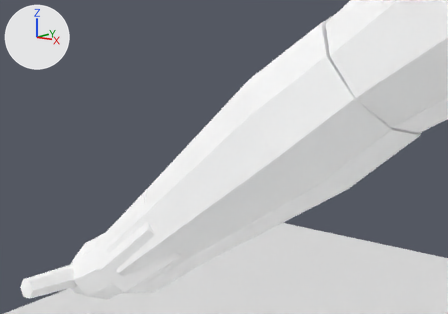
What one commit did to the Blender file ArtSource/Pedestrians/Blender/WeighbridgeAttendant3D.blend.
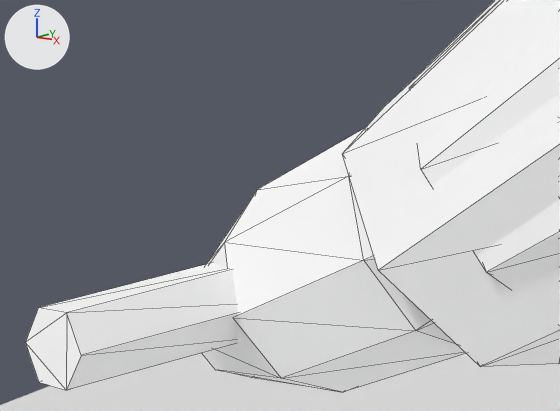
Old and new are each drawn from a 50 mm lens placed at (-0.267, -0.419, 1.269), pointed at (-0.631, 0.045, 1.155) and again close up from a 50 mm lens placed at (-0.612, -0.198, 1.1), pointed at (-0.727, -0.052, 1.064). The lights are fixed; the arrows at upper left show +X, +Y and +Z. The last two pictures show the newer version. The close-ups show mesh edges as thin lines.

The scene before the commit, as lines of its bpy script (objects in view):
```python
me_acc_chalk_mesh = bpy.data.meshes.new('ACC_Chalk_Mesh')
me_acc_chalk_mesh.from_pydata(...)  # 12 vertices, 8 faces; spans x -0.0824..-0.0534, y -0.0873..-0.0281, z -0.0444..-0.022
me_acc_chalk_mesh.materials.append(mat_mat_player3dlit)
me_clo_sleevecuff_r_mesh = bpy.data.meshes.new('CLO_SleeveCuff.R_Mesh')
me_clo_sleevecuff_r_mesh.from_pydata(...)  # 16 vertices, 10 faces; spans x -0.2645..-0.1437, y -0.0599..0.0479, z -0.2173..-0.0977
me_clo_sleevecuff_r_mesh.materials.append(mat_mat_player3dlit)
me_previewground_mesh = bpy.data.meshes.new('PreviewGround_Mesh')
me_previewground_mesh.from_pydata(...)  # a box spanning x -2.75..2.75, y -2.4..3.1, z -0.07..0.0
me_previewground_mesh.materials.append(mat_mat_previewground)  # white #e7e7e7
ob_acc_chalk = bpy.data.objects.new('ACC_Chalk', me_acc_chalk_mesh)
ob_acc_chalk.location = (-0.678, -0.016, 1.069)
_m = ob_acc_chalk.modifiers.new('Triangulate', 'TRIANGULATE')
_m.quad_method = 'FIXED'
_m.ngon_method = 'CLIP'
ob_clo_sleevecuff_r = bpy.data.objects.new('CLO_SleeveCuff.R', me_clo_sleevecuff_r_mesh)
ob_clo_sleevecuff_r.location = (-0.453, -0.008, 1.244)
_m = ob_clo_sleevecuff_r.modifiers.new('Triangulate', 'TRIANGULATE')
_m.quad_method = 'FIXED'
_m.ngon_method = 'CLIP'
ob_previewground = bpy.data.objects.new('PreviewGround', me_previewground_mesh)
ob_previewground.location = (0.0, 0.0, 0.0)
# also in view: 'GEO_Hand.R' at (-0.718, -0.018, 1.047); 'CLO_SleeveLower.R' at (-0.561, -0.01, 1.162)
```
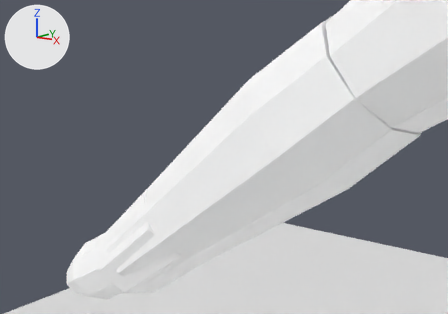
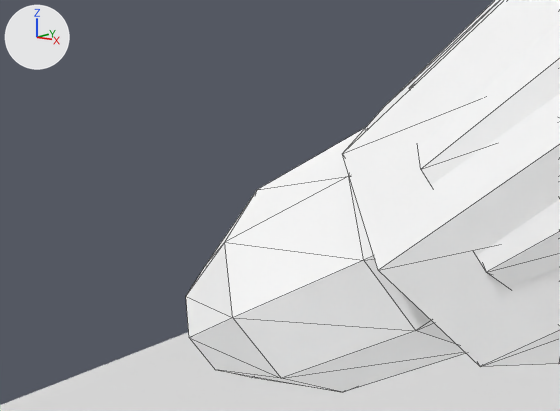
What changed in the scene script:
```text
Remove ob_acc_chalk:
    ob_acc_chalk = bpy.data.objects.new('ACC_Chalk', me_acc_chalk_mesh)
    ob_acc_chalk.location = (-0.678, -0.016, 1.069)
    _m = ob_acc_chalk.modifiers.new('Triangulate', 'TRIANGULATE')
    _m.quad_method = 'FIXED'
    _m.ngon_method = 'CLIP'
```

What differs and where, as boxes (x1, y1, x2, y2) in the close-ups (560 x 411 px):
'ACC_Chalk', deleted: before (26, 263, 238, 390)
